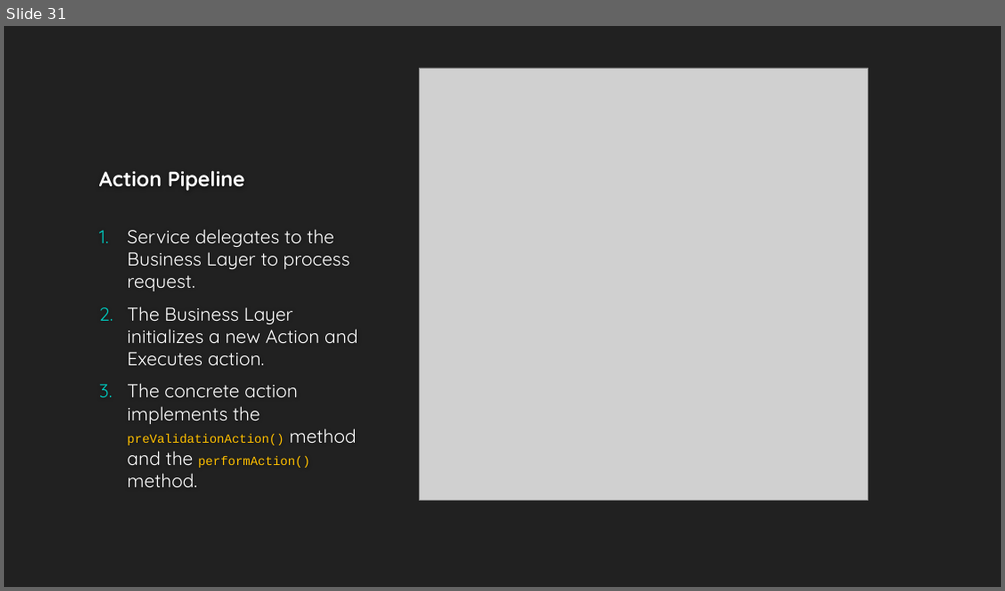
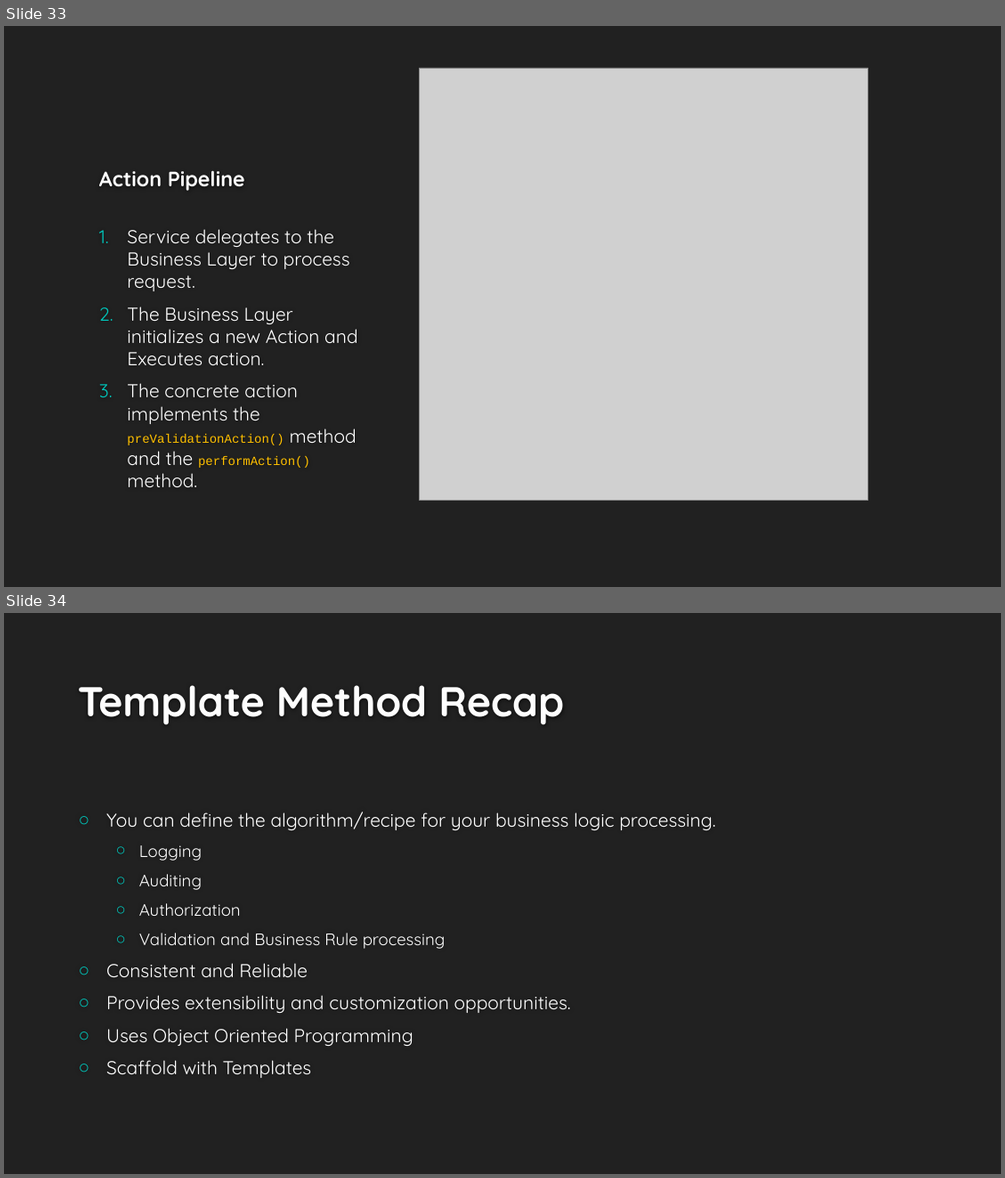
Before and after one commit to buildmotion/better-business-logic-with-typescript, a slide deck: Presentation/Better Business Logic with Typescript.pptx. Shown one above the other, each under a label of ours: slide 31 before the commit, slides 33 and 34 after it. The pictures are 1005x591 and 1005x1178 pixels, drawn with LibreOffice and Linux fonts; fonts in the diff are those of the drawing; grey boxes stand for pictures; background and template pictures are left out. Boxes give left, top, right and bottom in pixels: in the first picture for what was removed or moved away, otherwise in the second. Text is boxed around its words. In the diff, an @@ line names an element or a change of style, - is before the commit and + after.

```diff
--- a/Presentation/Better Business Logic with Typescript.pptx
+++ b/Presentation/Better Business Logic with Typescript.pptx
@@ slide 34 added at (4,613,1001,1174), background #212121 @@
@@ title added at (78,685,564,725), 40 pt, text #FEFEFE, bold @@
+Template Method Recap
@@ text added at (106,811,715,1078), 18 pt, text #FFFFFF @@
+○ You can define the algorithm/recipe for your business logic processing.
+  ○ Logging
+  ○ Auditing
+  ○ Authorization
+  ○ Validation and Business Rule processing
+○ Consistent and Reliable
+○ Provides extensibility and customization opportunities.
+○ Uses Object Oriented Programming
+○ Scaffold with Templates
@@ what was slide 31 is now slide 33 @@
```
Also in this commit, not shown: 1 slide changed, 4 other slides added, 59 other files.
